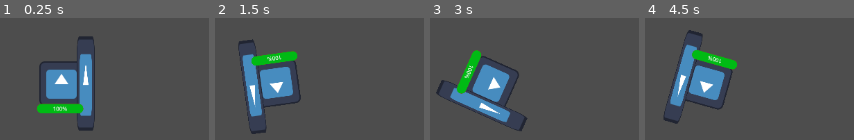
Above: before the commit, frames 1-4 (left to right).
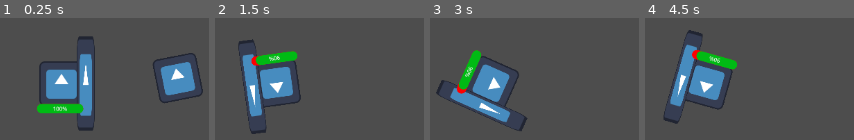
Above: after the commit, the same moments.

Repository: GavinWu42711/Campfire
Game: Godot game, scene res://Main.tscn
Same seed, same stepped clock (60 frames per second), same inputs: the game is played once before the commit and once after it. The project has no main scene, so this scene is started directly. The engine's default icon, where the game draws it, is replaced by a stand-in: a white triangle on a blue panel in a dark square.
Inputs (mouse positions are in pixels of both pictures, inside the frame that each line leads up to):
- Up to frame 1 (0.25 s): no input
- Up to frame 2 (1.5 s): move the mouse to (outside the picture) at 0.52 s; click (outside the picture) at 0.6 s; move the mouse to (outside the picture) at 1.27 s; right-click (outside the picture) at 1.35 s
- Up to frame 3 (3 s): tap Enter at 2 s; move the mouse to (outside the picture) at 2.02 s; click (outside the picture) at 2.1 s; tap Space at 2.75 s; move the mouse to (outside the picture) at 2.77 s; right-click (outside the picture) at 2.85 s
- Up to frame 4 (4.5 s): tap Enter at 3.5 s; move the mouse to (outside the picture) at 3.52 s; click (outside the picture) at 3.6 s; tap Space at 4.25 s; move the mouse to (outside the picture) at 4.27 s; right-click (outside the picture) at 4.35 s

The runs differ from the first frame. In frame 1, 4.7% of the frame differs, in the area x 73-98%, y 28-70%; in frame 2, 0.4%; in frame 3, 0.4%; in frame 4, 0.4%.

Commit message:
working hitboxes
working hitboxes for tentacles

Diff:
--- a/campfire/Main.tscn
+++ b/campfire/Main.tscn
@@ -1,7 +1,24 @@
 [gd_scene format=3 uid="uid://bv0et8ndjqwyt"]
 
 [ext_resource type="PackedScene" uid="uid://r1lfrw2x34u4" path="res://Scenes/Player.tscn" id="1_glv2v"]
+[ext_resource type="PackedScene" uid="uid://quij7qwf8fa" path="res://Scenes/Enemy.tscn" id="2_uu6xs"]
 
 [node name="Node2D" type="Node2D" unique_id=769676833]
 
 [node name="CharacterBody2D" parent="." unique_id=642714803 instance=ExtResource("1_glv2v")]
+
+[node name="CanvasLayer" type="CanvasLayer" parent="CharacterBody2D" unique_id=656898556]
+visible = false
+
+[node name="ColorRect" type="ColorRect" parent="CharacterBody2D/CanvasLayer" unique_id=1844552422]
+offset_left = -379.0
+offset_top = -262.0
+offset_right = 690.0
+offset_bottom = 336.0
+color = Color(0, 0, 0, 0.52156866)
+
+[node name="CharacterBody2D2" parent="." unique_id=26514473 instance=ExtResource("2_uu6xs")]
+position = Vector2(338, 9)
+enemy_attack_damage = 10
+max_health = 100
+i_frame_length = 1.0
--- a/campfire/Scenes/Enemy.tscn
+++ b/campfire/Scenes/Enemy.tscn
@@ -7,7 +7,7 @@
 size = Vector2(136, 125)
 
 [sub_resource type="RectangleShape2D" id="RectangleShape2D_xeo28"]
-size = Vector2(151, 142)
+size = Vector2(171, 167)
 
 [sub_resource type="SpriteFrames" id="SpriteFrames_wovta"]
 
@@ -15,11 +15,8 @@
 script = ExtResource("1_wovta")
 move_speed = 100.0
 rotation_speed = 45.0
-enemy_attack_damage = null
-max_health = null
 enemy_hitbox = NodePath("CollisionShape2D")
 enemy_attack_hitbox = NodePath("Area2D")
-i_frame_length = null
 follow_distance = 50
 
 [node name="CollisionShape2D" type="CollisionShape2D" parent="." unique_id=1062647774]
@@ -29,7 +26,7 @@
 [node name="Area2D" type="Area2D" parent="." unique_id=1814409848]
 
 [node name="CollisionShape2D2" type="CollisionShape2D" parent="Area2D" unique_id=2049311234]
-position = Vector2(-1.5, -2)
+position = Vector2(-2.5, 1.5)
 shape = SubResource("RectangleShape2D_xeo28")
 
 [node name="Sprite2D" type="Sprite2D" parent="." unique_id=598342551]
--- a/campfire/Scenes/Player.tscn
+++ b/campfire/Scenes/Player.tscn
@@ -32,8 +32,6 @@
 [node name="Tentacles" parent="." unique_id=79731013 instance=ExtResource("3_5ixxa")]
 position = Vector2(70, 0)
 scale = Vector2(0.3917232, 2.116013)
-monitoring = false
-monitorable = false
 
 [node name="HpBar" type="ProgressBar" parent="." unique_id=555031898]
 offset_left = -71.0
--- a/campfire/Scenes/Tentacles.tscn
+++ b/campfire/Scenes/Tentacles.tscn
@@ -4,9 +4,10 @@
 [ext_resource type="Texture2D" uid="uid://cxipc0kbeetf7" path="res://Assets/icon.svg" id="1_qqjiy"]
 
 [sub_resource type="CircleShape2D" id="CircleShape2D_fxa1p"]
-radius = 68.18358
+radius = 106.30146
 
 [node name="Area2D" type="Area2D" unique_id=79731013]
+collision_layer = 0
 script = ExtResource("1_kvjeg")
 
 [node name="Sprite2D" type="Sprite2D" parent="." unique_id=2130536545]
@@ -15,4 +16,4 @@
 [node name="CollisionShape2D" type="CollisionShape2D" parent="." unique_id=255091381]
 shape = SubResource("CircleShape2D_fxa1p")
 
-[connection signal="area_entered" from="." to="." method="_on_area_entered"]
+[connection signal="body_entered" from="." to="." method="_on_body_entered"]
--- a/campfire/Scripts/Enemy_Class.gd
+++ b/campfire/Scripts/Enemy_Class.gd
@@ -88,6 +88,7 @@
 
 #Makes the enemy take damage
 func take_damage(damage:int):
+	print("taking damage")
 	if can_take_damage and alive:
 		#Start i-frame
 		can_take_damage = false
--- a/campfire/Scripts/player.gd
+++ b/campfire/Scripts/player.gd
@@ -27,6 +27,7 @@
 	click_pos = position
 
 func take_damage(damage:int):
+	print("supposed to take damage")
 	if vulnerable && alive:
 		hp -= damage
 		hp_bar.value = hp
--- a/campfire/Scripts/tentacles.gd
+++ b/campfire/Scripts/tentacles.gd
@@ -3,16 +3,33 @@
 var can_attack = true
 var damage = 3
 var tentacles = 1
+var bodies = 0
+var attacking = false
+@onready var tentacle_area: Area2D = $"."
 
-func _on_area_entered(body) -> void:
-	if can_attack && body is Enemy:
-		for i in get_overlapping_bodies():
-			for j in tentacles:
-				await get_tree().create_timer(0.2).timeout
-				body.take_damage_signal.emit(damage)
-	can_attack = false
-	attack_cd()
+func _physics_process(delta: float) -> void:
+	pass
 
 func attack_cd():
 	await get_tree().create_timer(attackspeed).timeout
 	can_attack = true
+
+func _on_body_entered(body: Node2D) -> void:
+	attacking = true
+	print("body entered")
+	print(can_attack)
+	if can_attack && body is Enemy:
+		print("body detected")
+		while(attacking):
+			print("attacking")
+			for i in get_overlapping_bodies():
+				for j in tentacles:
+					body.take_damage_signal.emit(damage)
+					await get_tree().create_timer(0.2).timeout
+					print("dealing damage")
+			bodies = tentacle_area.get_overlapping_bodies()
+			if bodies.size() == 1:
+				attacking = false
+			print(bodies.size())
+	can_attack = false
+	attack_cd()
